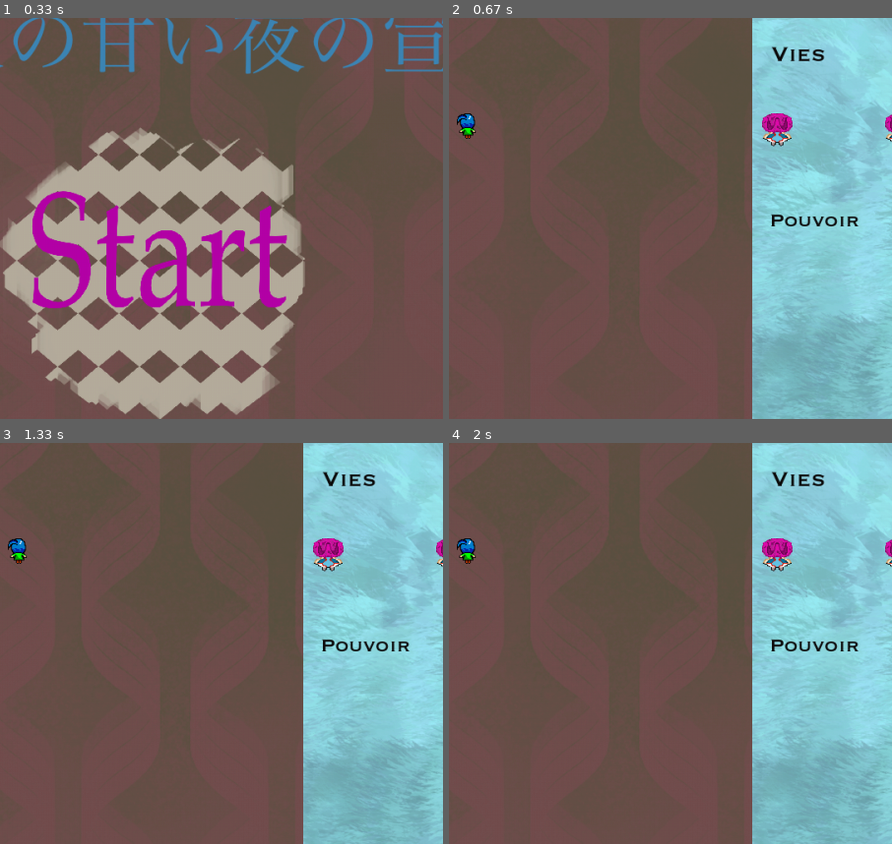
Above: before the commit, frames 1-4 (two rows, left to right).
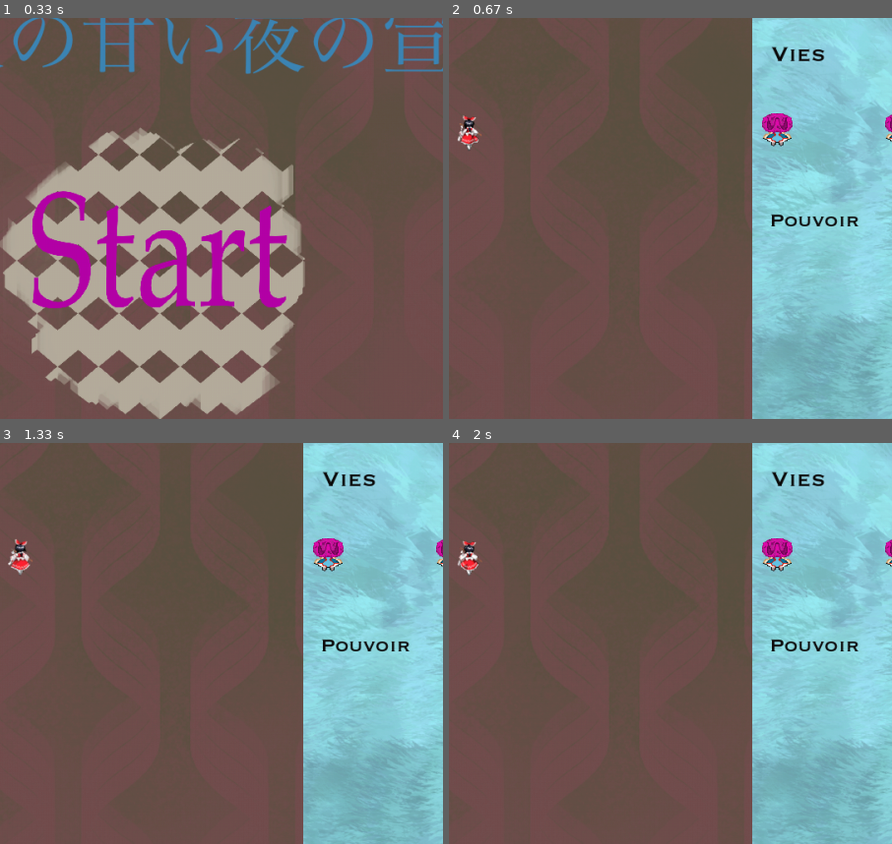
Above: after the commit, the same moments.

Repository: sukaizer/Sweet-Night-Declaration
Game: pygame game, started from main.py
The game is run twice, just before and just after one commit, with the same random seed, the same clock (stepped at 60 frames per second) and the same inputs.
Inputs (mouse positions are % of the whole screen's width and height, from its top left):
- Up to frame 1 (0.33 s): no input
- Up to frame 2 (0.67 s): click (50, 70) at 0.38 s
- Up to frame 3 (1.33 s): tap Space at 0.67 s
- Up to frame 4 (2 s): no input
The pictures show only the part of the screen within x 32-82%, y 38-88%; the shares and areas given below are measured in that part.

Frame 1 is identical in both runs. In frame 2, 0.3% of the frame differs, in the area x 1-8%, y 23-34%; in frame 3, 0.3%, in the area x 1-8%, y 23-33%; in frame 4, 0.3%.

Commit message:
TRO FACIL LANIMASSION

Diff:
--- a/game.py
+++ b/game.py
@@ -24,13 +24,26 @@
         self.pressed = {}
         self.time_bullet = 0
         self.wait_bullet_time = 2
+        self.left = False
+        self.right = False
+        self.walkCount = 0
 
     def update(self, screen, start):
         self.time_bullet += 1
         print(self.time_bullet)
         self.stats.stat_menu(screen)
-        screen.blit(self.player.image, self.player.rect)
+        if self.walkCount >= 24 :
+            self.walkCount = 0
 
+        if self.left:
+            screen.blit(self.player.walkLeft[self.walkCount//3], self.player.rect)
+            self.walkCount += 1
+        elif self.right:
+            screen.blit(self.player.walkRight[self.walkCount//3], self.player.rect)
+            self.walkCount += 1
+        else:
+            screen.blit(self.player.standing[self.walkCount//3], self.player.rect)
+            self.walkCount += 1
         self.all_enemies.draw(screen)
         self.player.all_bullets.draw(screen)
 
@@ -44,8 +57,16 @@
 
         if self.pressed.get(pygame.K_RIGHT) and not self.pressed.get(pygame.K_LEFT) and self.player.rect.x + self.player.rect.width * 1.2 < self.real_width:
             self.player.move_right()
+            self.left = False
+            self.right = True
         elif self.pressed.get(pygame.K_LEFT) and not self.pressed.get(pygame.K_RIGHT) and self.player.rect.x > 0:
             self.player.move_left()
+            self.left = True
+            self.right = False
+        else:
+            self.left = False
+            self.right = False
+
         if self.pressed.get(pygame.K_UP) and not self.pressed.get(pygame.K_DOWN) and self.player.rect.y > 0:
             self.player.move_up()
         elif self.pressed.get(pygame.K_DOWN) and not self.pressed.get(pygame.K_UP) and self.player.rect.y + self.player.rect.height < self.height:
--- a/player.py
+++ b/player.py
@@ -19,6 +19,15 @@
         self.velocity = 10
         self.all_bullets = pygame.sprite.Group()
         self.image = pygame.image.load('assets/playerv2.png').convert_alpha()
+        self.walkRight = [pygame.image.load('assets/animated_sprites/d1.png'), pygame.image.load('assets/animated_sprites/d2.png'), pygame.image.load('assets/animated_sprites/d3.png'),
+                     pygame.image.load('assets/animated_sprites/d4.png'), pygame.image.load('assets/animated_sprites/d5.png'), pygame.image.load('assets/animated_sprites/d6.png'),
+                     pygame.image.load('assets/animated_sprites/d7.png'), pygame.image.load('assets/animated_sprites/d8.png')]
+        self.walkLeft = [pygame.image.load('assets/animated_sprites/g1.png'), pygame.image.load('assets/animated_sprites/g2.png'), pygame.image.load('assets/animated_sprites/g3.png'),
+                    pygame.image.load('assets/animated_sprites/g4.png'), pygame.image.load('assets/animated_sprites/g5.png'), pygame.image.load('assets/animated_sprites/g6.png'),
+                    pygame.image.load('assets/animated_sprites/g7.png'), pygame.image.load('assets/animated_sprites/g8.png')]
+        self.standing = [pygame.image.load('assets/animated_sprites/m1.png'), pygame.image.load('assets/animated_sprites/m2.png'), pygame.image.load('assets/animated_sprites/m3.png'),
+                    pygame.image.load('assets/animated_sprites/m4.png'), pygame.image.load('assets/animated_sprites/m5.png'), pygame.image.load('assets/animated_sprites/m6.png'),
+                    pygame.image.load('assets/animated_sprites/m7.png'), pygame.image.load('assets/animated_sprites/m8.png')]
         self.rect = self.image.get_rect()
         self.rect.x = self.game.real_width / 2
         self.rect.y = self.game.height / 2
Binary file added: assets/animated_sprites/d1.png
Binary file added: assets/animated_sprites/d2.png
Binary file added: assets/animated_sprites/d3.png
Binary file added: assets/animated_sprites/d4.png
Binary file added: assets/animated_sprites/d5.png
Binary file added: assets/animated_sprites/d6.png
Binary file added: assets/animated_sprites/d7.png
Binary file added: assets/animated_sprites/d8.png
Binary file added: assets/animated_sprites/g1.png
Binary file added: assets/animated_sprites/g2.png
Binary file added: assets/animated_sprites/g3.png
Binary file added: assets/animated_sprites/g4.png
(and 12 more such lines)
